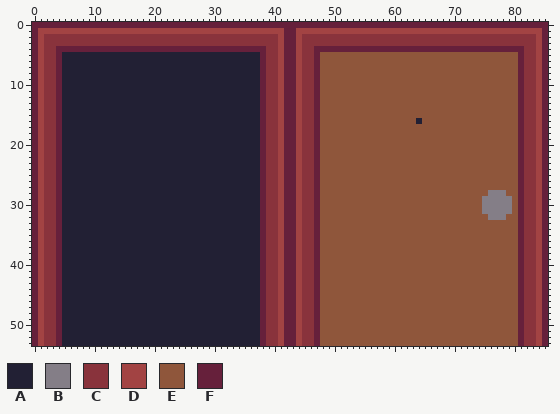
Sprite sheet, stored at assets/images/props/shared/door.png. The picture above is the old version.
The file is 86x54 pixels. Colours within 5 levels of each other are drawn and written as one.
Palette (. is transparent): A #222034  B #847e87  C #89333c  D #a24343  E #8f563b  F #66203b
Once edited:
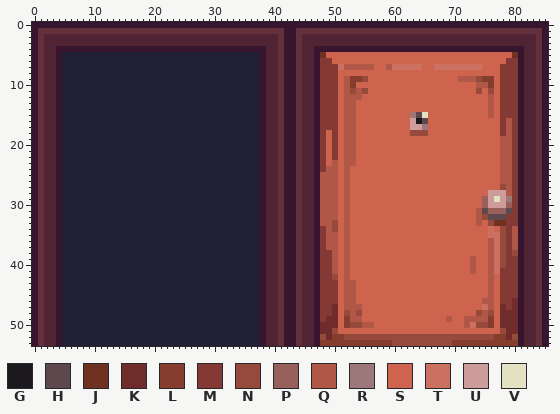
Colours new in this view: G #1a181d  H #5d484e  J #713121  K #702c2b  L #853e2e  M #843935  N #954a3b  P #98605b  Q #b15747  R #9c787a  S #ce644e  T #cc7161  U #cf9c9c  V #e3e2c3
The edit:
colour C: #89333c -> #502433
colour D: #a24343 -> #63303b
colour F: #66203b -> #38152e
Changed rows in their new state; - is a pixel that keeps its letter.
first column x 48:
 5 JSSSSSSSSSSSSSSSSSSSSSSSSSSSSSSSJ
 6 MMSSSSSSSSSSSSSSSSSSSSSSSSSSSSSMM
 7 MMMTQQQQQSSQTTTTTSSTTTTTTTTSSSMMM
 8 MMMSSSSSSSSSSSSSSSSSSSSSSSSSSSMMM
 9 MMMSQLLNSSSSSSSSSSSSSSSQQQNLLSMMM
10 MMMSQLSSSSSSSSSSSSSSSSSSSSQQLSMMM
11 MMMSQNQNSSSSSSSSSSSSSSSSSSNSNSMMM
12 MMMSQQQSSSSSSSSSSSSSSSSSSSSSQSMMM
13 MMMSQQSSSSSSSSSSSSSSSSSSSSSSQSMMM
14 MMMSQQSSSSSSSSSSSSSSSSSSSSSSQSMMM
15 MMMSQQSSSSSSSSSRHVSSSSSSSSSSQSMMM
16 MMMSQQSSSSSSSSSUGHSSSSSSSSSSSSMQM
17 MMMSQQSSSSSSSSSUURSSSSSSSSSSSSMQM
18 MSMSQQSSSSSSSSSNNNSSSSSSSSSSSSMQM
19 MSMSQQSSSSSSSSSSSSSSSSSSSSSSSSQQM
20 MSMSQQSSSSSSSSSSSSSSSSSSSSSSSSQQM
21 MSMSQQSSSSSSSSSSSSSSSSSSSSSSSSQQM
22 MSMSQQSSSSSSSSSSSSSSSSSSSSSSSSQQM
23 MSQSQQSSSSSSSSSSSSSSSSSSSSSSSSQQM
24 MQQSQSSSSSSSSSSSSSSSSSSSSSSSSSQQM
25 QQQSQSSSSSSSSSSSSSSSSSSSSSSSSSQQM
26 QQQSQSSSSSSSSSSSSSSSSSSSSSSSSSQQM
27 QQQSQSSSSSSSSSSSSSSSSSSSSSSSSSNQM
28 QQQSQSSSSSSSSSSSSSSSSSSSSSSSUUUQM
29 QQQSQSSSSSSSSSSSSSSSSSSSSSSPUVURM
30 QQQSQSSSSSSSSSSSSSSSSSSSSSSPUUUPM
31 QQQSQSSSSSSSSSSSSSSSSSSSSSQHPPPHM
32 QQQSQSSSSSSSSSSSSSSSSSSSSSQNHHHMM
33 QQNSQSSSSSSSSSSSSSSSSSSSSSQSNJJMM
34 MQNSQSSSSSSSSSSSSSSSSSSSSSSSTSNMQ
35 MQQSQSSSSSSSSSSSSSSSSSSSSSSSTTNMQ
36 MQQSQSSSSSSSSSSSSSSSSSSSSSSSQTNMQ
37 MQQSQSSSSSSSSSSSSSSSSSSSSSSSQTNMQ
38 MMQSQSSSSSSSSSSSSSSSSSSSSSSSQTNMN
39 MMQSQSSSSSSSSSSSSSSSSSSSSQSSQTNMM
40 MMQSQSSSSSSSSSSSSSSSSSSSSQSSQTNMM
41 MMQSQSSSSSSSSSSSSSSSSSSSSQSSQTMMM
42 MMNSQSSSSSSSSSSSSSSSSSSSSSSSQSMMM
43 MMMSQQSSSSSSSSSSSSSSSSSSSSSSQSMMM
44 MMMSQQSSSSSSSSSSSSSSSSSSSSSSQSMMM
45 MMMSQQSSSSSSSSSSSSSSSSSSSSSSQSMMM
46 MMMSQQSSSSSSSSSSSSSSSSSSSSSQQSMMK
47 MMKSQQQSSSSSSSSSSSSSSSSSSSSTQSKMK
48 MMKSNQNSSSSSSSSSSSSSSSSSSSNQNSKKK
49 MKKSLQQSSSSSSSSSSSSSSQSSQQQQLSKKK
50 KKKSLNNQQSSSSSSSSSSSSSSSQTNNLSKKK
51 KKNSSSSSSSSSSSSSSSSSSSSSSSSSSSNKK
52 NKLLNNNNNNNNNNNNNNNNNNNNNNNNNLLKN
53 LLLLLLLLLLLLNNNNNNNNNNLLLLLLLLLLL
Boxes around the changes in both pictures, in picture pixels (x1, y1, x2, y2):
changed: (32, 22, 548, 346)
